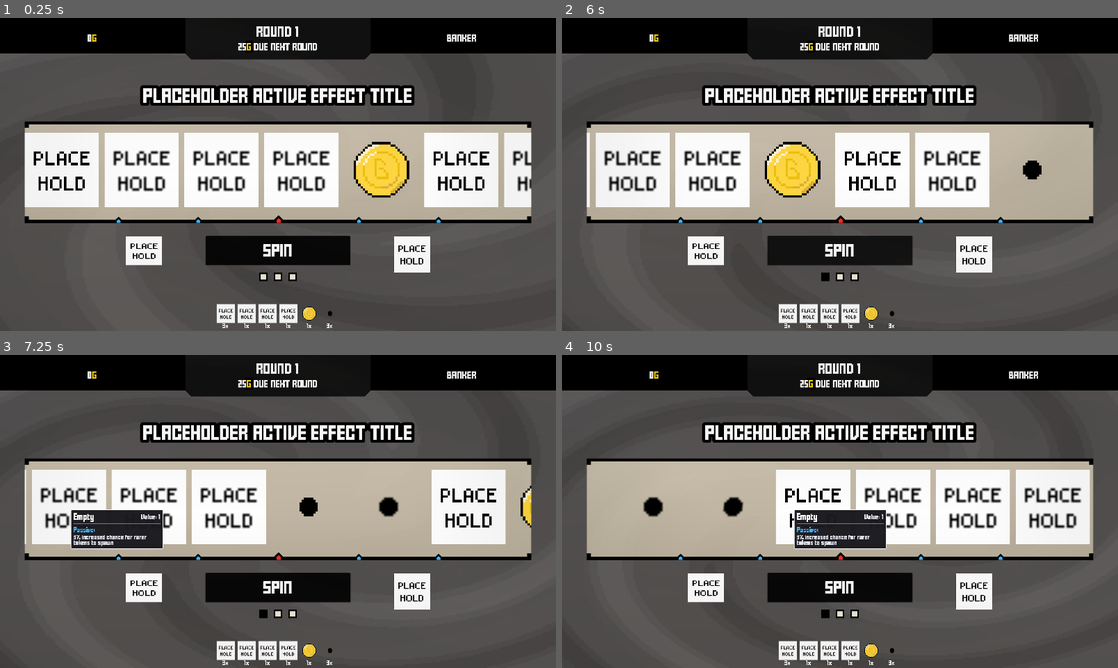
Above: before the commit, frames 1-4 (two rows, left to right).
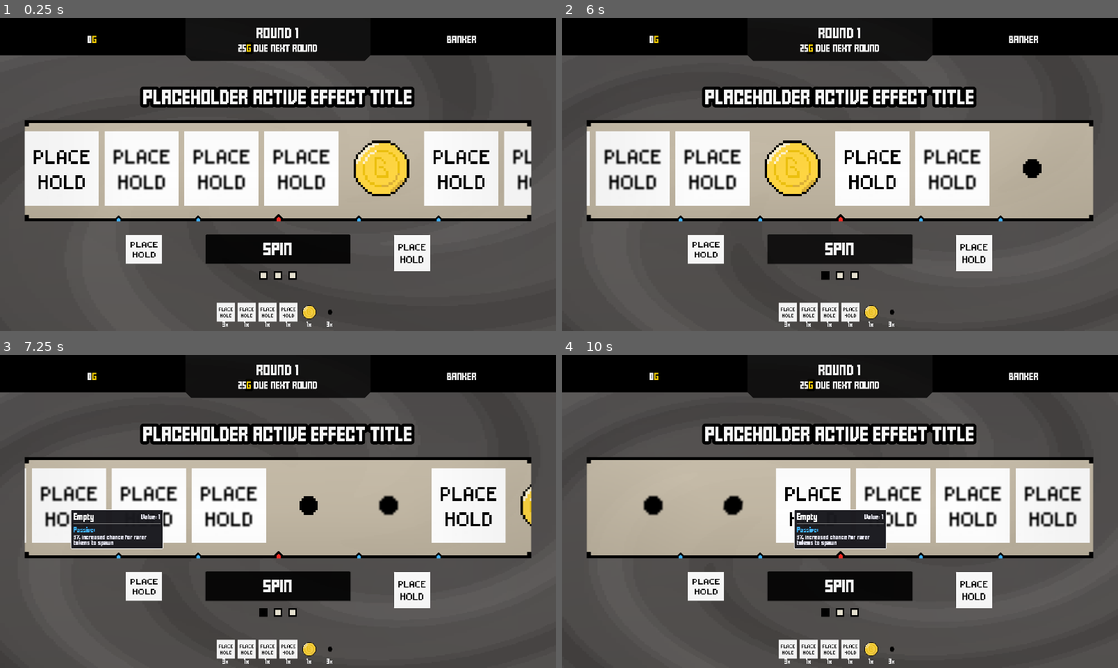
Above: after the commit, the same moments.

Repository: ZhelinWang/one-last-spin
Game: Godot game, scene res://main_ui.tscn
Same seed, same stepped clock (60 frames per second), same inputs: the game is played once before the commit and once after it.
Inputs (mouse positions are in pixels of both pictures, inside the frame that each line leads up to):
- Up to frame 1 (0.25 s): no input
- Up to frame 2 (6 s): click (623, 168) at 0.5 s; click (701, 168) at 1.27 s; click (784, 168) at 2.02 s; click (862, 168) at 2.77 s; click (945, 168) at 3.52 s; click (1023, 168) at 4.27 s; click (1101, 168) at 5.02 s; click "Spin" at 5.75 s
- Up to frame 3 (7.25 s): click (66, 505) at 6.52 s
- Up to frame 4 (10 s): click (712, 505) at 7.27 s; click (606, 505) at 8.02 s; click (612, 505) at 8.77 s; click (789, 505) at 9.52 s

The runs differ from the first frame. In frame 1, 8.2% of the frame differs, in the area x 0-100%, y 2-100%; in frame 2, 7.7%; in frame 3, 7.2%; in frame 4, 7.3%.

Commit message:
ui tweak for label size

Diff:
--- a/main_ui.tscn
+++ b/main_ui.tscn
@@ -267,7 +267,7 @@
 theme_override_constants/margin_left = 0
 theme_override_constants/margin_top = 0
 theme_override_constants/margin_right = 0
-theme_override_constants/margin_bottom = 0
+theme_override_constants/margin_bottom = 10
 
 [node name="topUIContainer" type="HBoxContainer" parent="mainContainer/topUIMarginContainer"]
 layout_mode = 2
@@ -365,7 +365,6 @@
 layout_mode = 2
 size_flags_horizontal = 4
 size_flags_vertical = 3
-theme_override_constants/margin_bottom = 20
 
 [node name="VBoxContainer" type="VBoxContainer" parent="mainContainer/playMarginContainer"]
 layout_mode = 2
@@ -389,7 +388,6 @@
 
 [node name="MarginContainer" type="MarginContainer" parent="mainContainer/playMarginContainer/VBoxContainer/HBoxContainer/VBoxContainer"]
 layout_mode = 2
-theme_override_constants/margin_bottom = 20
 
 [node name="ColorRect" type="Panel" parent="mainContainer/playMarginContainer/VBoxContainer/HBoxContainer/VBoxContainer/MarginContainer"]
 visible = false
@@ -402,7 +400,7 @@
 
 [node name="activeEffect" type="RichTextLabel" parent="mainContainer/playMarginContainer/VBoxContainer/HBoxContainer/VBoxContainer/MarginContainer"]
 unique_name_in_owner = true
-custom_minimum_size = Vector2(1600, 160)
+custom_minimum_size = Vector2(1800, 150)
 layout_mode = 2
 theme_override_colors/font_outline_color = Color(0, 0, 0, 1)
 theme_override_constants/line_separation = 30
@@ -410,14 +408,14 @@
 theme_override_font_sizes/normal_font_size = 40
 bbcode_enabled = true
 text = "PLACEHOLDER ACTIVE EFFECT TITLE"
-fit_content = true
+scroll_active = false
 horizontal_alignment = 1
 vertical_alignment = 2
 
 [node name="spinMarginContainer" type="MarginContainer" parent="mainContainer"]
 layout_mode = 2
 size_flags_vertical = 3
-theme_override_constants/margin_top = 10
+theme_override_constants/margin_top = 40
 theme_override_constants/margin_bottom = 40
 
 [node name="gameElementsContainer" type="VBoxContainer" parent="mainContainer/spinMarginContainer"]
@@ -586,6 +584,8 @@
 layout_mode = 2
 size_flags_horizontal = 8
 size_flags_vertical = 0
+mouse_filter = 0
+mouse_default_cursor_shape = 2
 texture = ExtResource("12_v54cu")
 script = ExtResource("13_eye")
 
